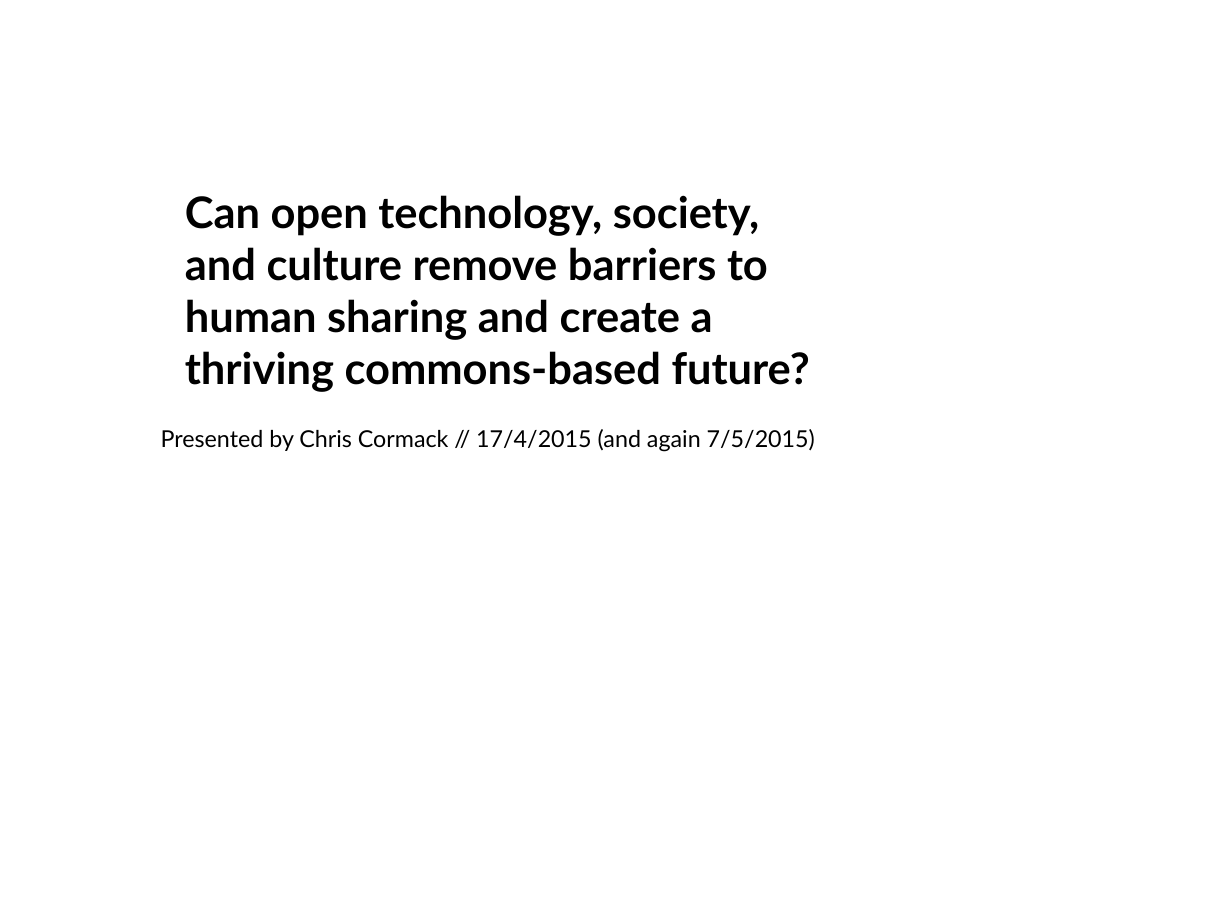
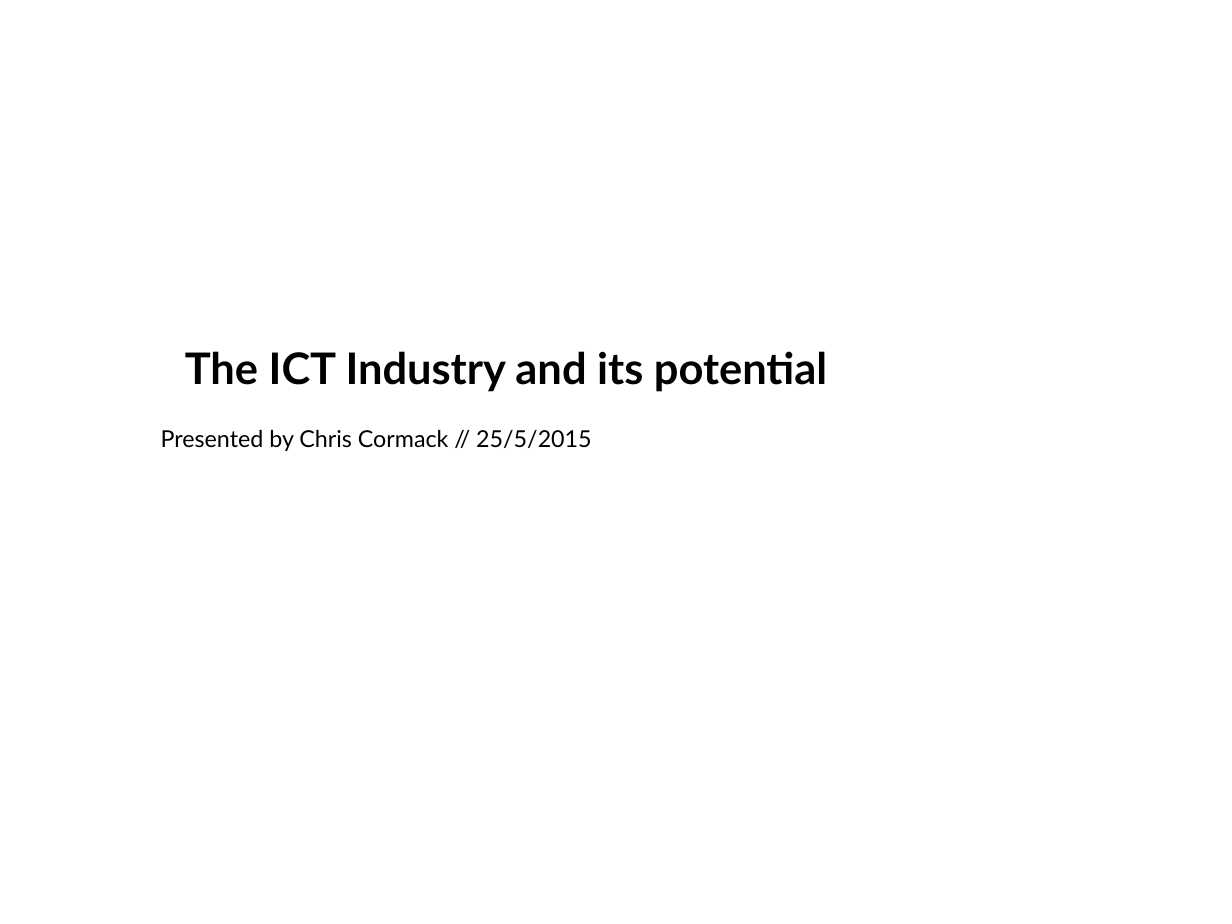
Before and after one commit to ranginui/presentation, a slide deck: slide 1 of digital_nati/floss.odp. Drawn at 1232x924 pixels with LibreOffice and Linux fonts; fonts in the diff are those of the drawing; background and template pictures are left out. Boxes give left, top, right and bottom in pixels: in the first picture for what was removed or moved away, otherwise in the second. Text is boxed around its words. In the diff, an @@ line names an element or a change of style, - is before the commit and + after.

```diff
--- a/digital_nati/floss.odp
+++ b/digital_nati/floss.odp
@@ title at [185, 351, 827, 392]: text changed @@
-Can open technology, society, and culture remove barriers to human sharing and create a thriving commons-based future?
+The ICT Industry and its potential
@@ text at [161, 430, 592, 451]: text changed @@
-Presented by Chris Cormack // 17/4/2015 (and again 7/5/2015)
+Presented by Chris Cormack // 25/5/2015
```
Also in this commit, not shown: 2 other slides changed, 8 slides added, 1 slide removed.
